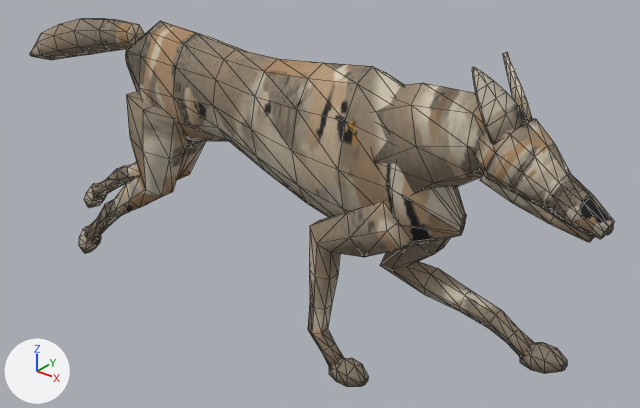
The glTF model assets_src/canids/wolf_run_lod1.glb: old version first, new version second.
Before and after are seen from a 50 mm camera at (1.008, -1.137, 1.025) aimed at (0.051, 0.06, 0.283). Arrows for +X, +Y and +Z are at lower left; the lights stay in place. The first picture is the older version. Mesh edges are drawn as thin lines. Where no turn or scale is listed for an object, it has been applied to the vertices. Vertices at exactly the same position are counted once.

The first picture shows 'wolf_run_lod1_mesh'.
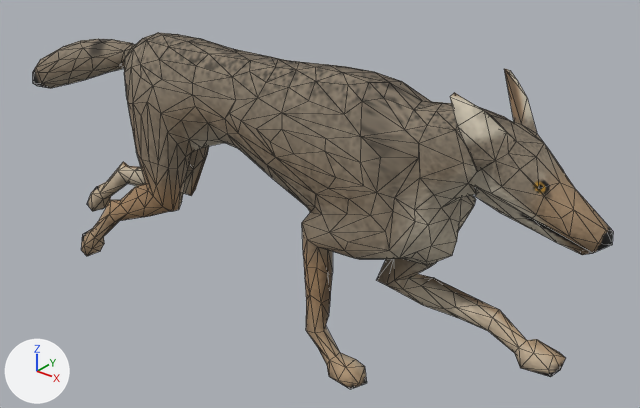
Location of each change, (x1, y1, x2, y2) in pixels of the pictures (640 x 408 px):
'wolf_run_lod1_mesh', reshaped: before (30, 19, 614, 387); after (33, 33, 613, 390)
part 1 of me_wolf_run_lod1_mesh, rebuilt (70% wider, 58% taller): before (125, 21, 466, 247); after (33, 33, 613, 390)
part 2 of me_wolf_run_lod1_mesh, deleted (brown): before (30, 19, 614, 387)

The change, as a list of edits to the scene's bpy script:
```text
Change me_wolf_run_lod1_mesh:
    used by ob_wolf_run_lod1_mesh; location = (0.0, 0.0, 0.0)
    remove me_wolf_run_lod1_mesh.from_pydata(...)  # 682 vertices, 1300 faces; spans x -0.749..0.632, y -0.082..0.082, z 0.0..0.651
    add me_wolf_run_lod1_mesh.from_pydata(...)  # 648 vertices, 1300 faces; spans x -0.753..0.636, y -0.093..0.089, z 0.0..0.618
    me_wolf_run_lod1_mesh part 1: the loose piece of 110 vertices spanning x -0.405..0.394, y -0.075..0.075, z 0.283..0.6 is rebuilt with 648 vertices and now spans x -0.753..0.636, y -0.093..0.089, z 0.0..0.618
    me_wolf_run_lod1_mesh part 2: 15 loose pieces with 572 vertices, spanning x -0.749..0.632, y -0.082..0.082, z 0.0..0.651, are deleted
```
